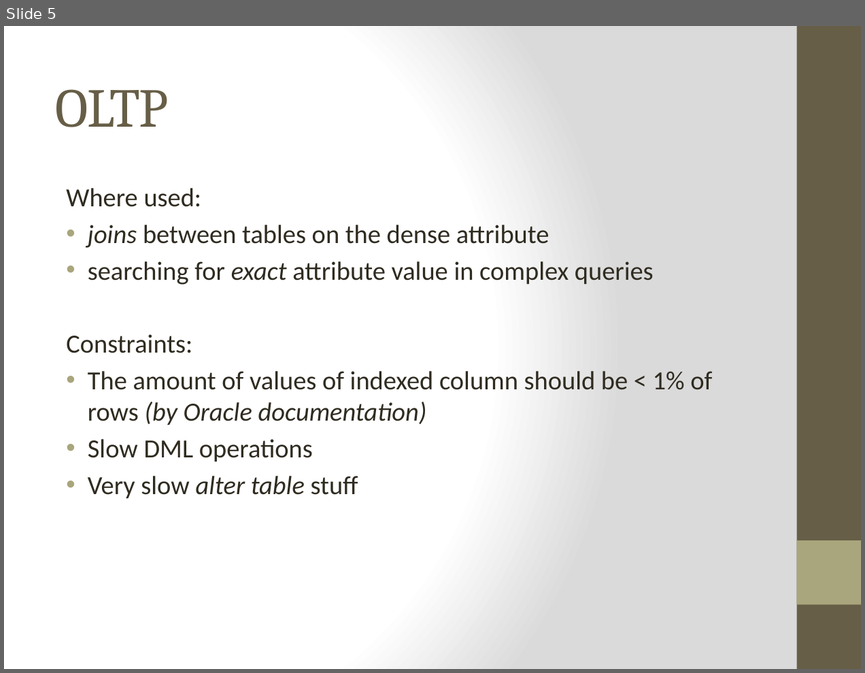
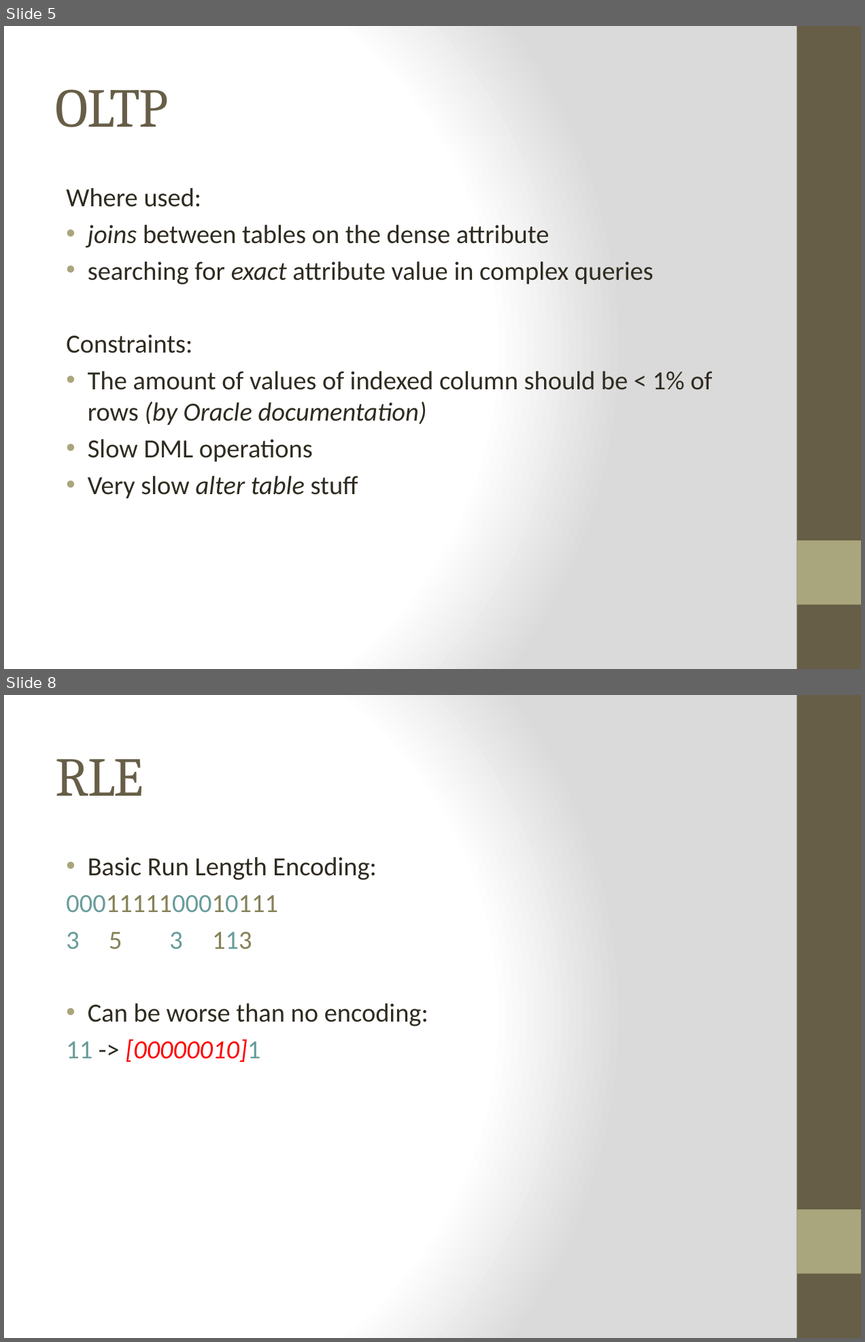
Before and after one commit to Dzess/DMARF, a slide deck: presentation/bitmap-compression/bitmap-index-compression.pptx. Shown one above the other, each under a label of ours: slide 5 before the commit, slides 5 and 8 after it; the slides between them are not shown. The pictures are 865x673 and 865x1342 pixels, drawn with LibreOffice and Linux fonts; fonts in the diff are those of the drawing. Boxes give left, top, right and bottom in pixels: in the first picture for what was removed or moved away, otherwise in the second. Text is boxed around its words. In the diff, an @@ line names an element or a change of style, - is before the commit and + after.

```diff
--- a/presentation/bitmap-compression/bitmap-index-compression.pptx
+++ b/presentation/bitmap-compression/bitmap-index-compression.pptx
@@ slide 8 added at <box>4,695,861,1338</box>, background gradient #FFFFFF to #DADADA; not listed: 2 template elements that a slide beside it also shows @@
@@ title added at <box>56,759,144,796</box>, 46 pt, text #675E47 @@
+RLE
@@ text added at <box>66,857,428,1062</box>, 22 pt, text #2F2B20 @@
+• Basic Run Length Encoding:
+0001111100010111
+3 5 3 113
+• Can be worse than no encoding:
+11 -> [00000010]1
```
Also in this commit, not shown: 3 slides changed, 7 other slides added, 3 slides removed.
